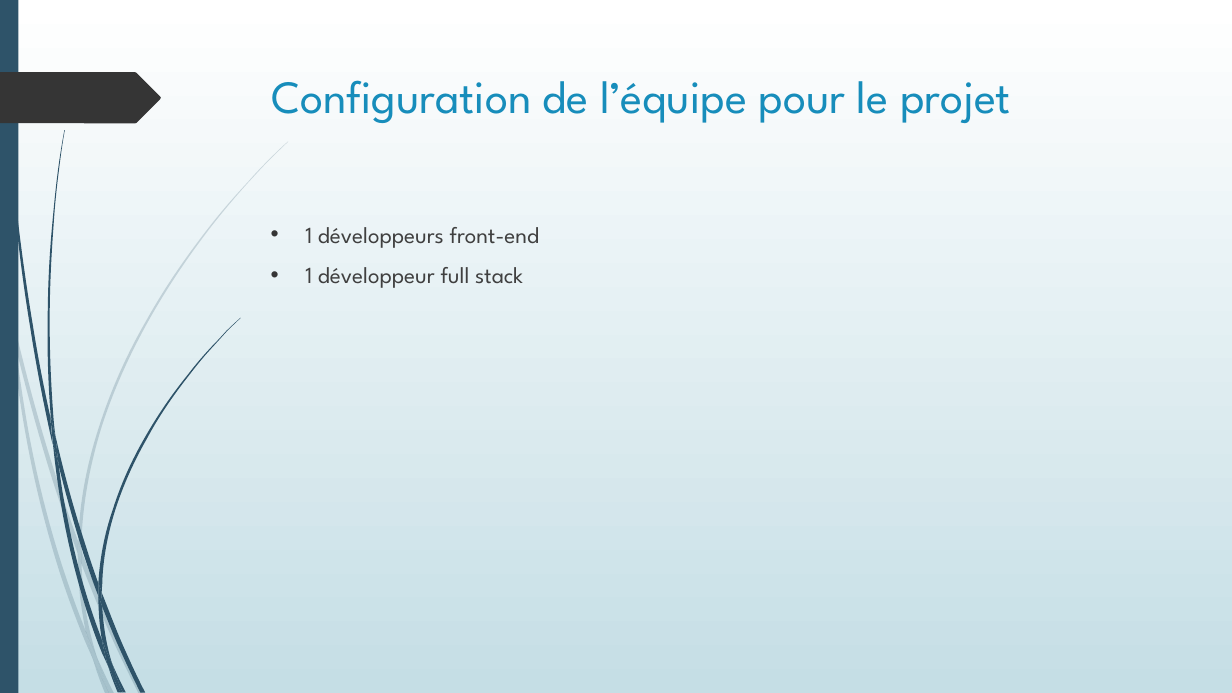
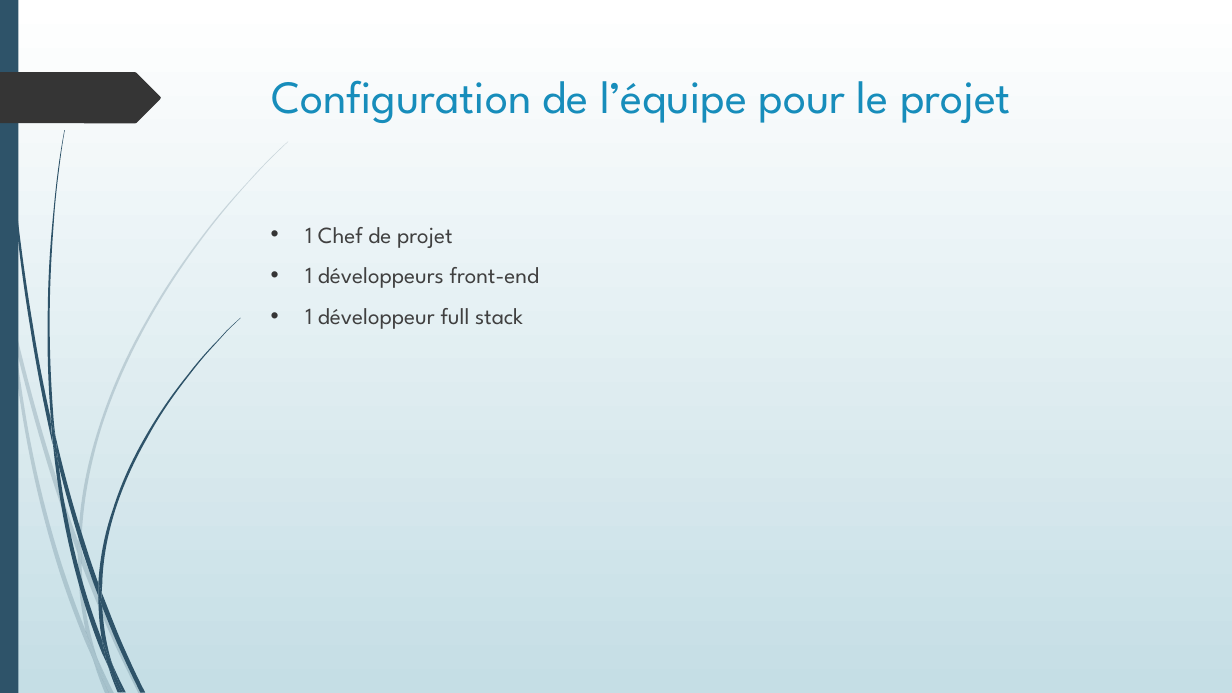
Before and after one commit to Oleome/projet_4, a slide deck: slide 2 of Projet 4.ppt. Drawn at 1232x693 pixels with LibreOffice and Linux fonts; fonts in the diff are those of the drawing. Boxes give left, top, right and bottom in pixels: in the first picture for what was removed or moved away, otherwise in the second. Text is boxed around its words. In the diff, an @@ line names an element or a change of style, - is before the commit and + after.

```diff
--- a/Projet 4.ppt
+++ b/Projet 4.ppt
@@ text at [305, 227, 453, 248]: paragraph added @@
+• 1 Chef de projet
```
Also in this commit, not shown: 1 other slide changed, 1 slide added, 1 slide removed, 1 other file.
